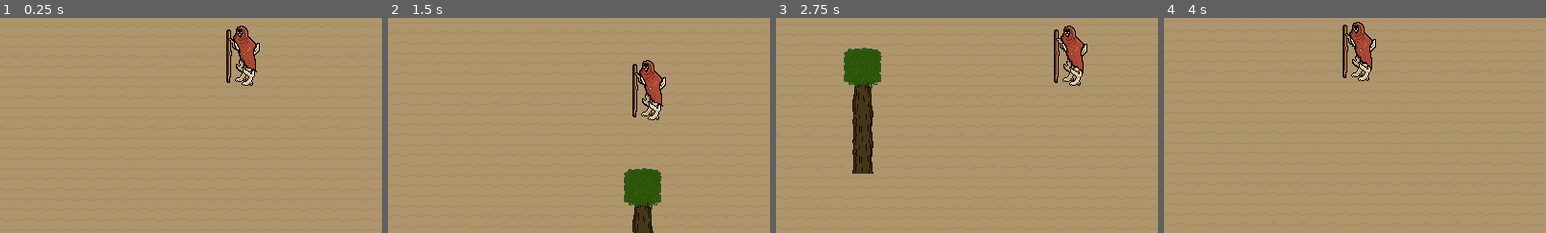
Above: before the commit, frames 1-4 (left to right).
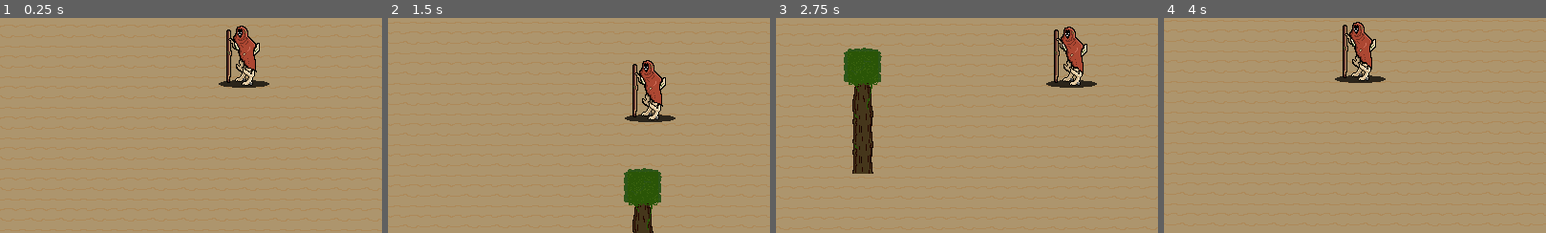
Above: after the commit, the same moments.

Repository: bean-jam/bean-jam-game-02
Game: Godot game, scene res://scenes/test_environment.tscn
The game is run twice, just before and just after one commit, with the same random seed, the same clock (stepped at 60 frames per second) and the same inputs. The project has no main scene, so this scene is started directly.
Inputs:
- Up to frame 1 (0.25 s): no input
- Up to frame 2 (1.5 s): tap Enter at 0.5 s; hold D (move_right) 0.53-1.28 s; hold S (move_down) from 1.28 s (still down)
- Up to frame 3 (2.75 s): release S (move_down) at 2.03 s; hold D (move_right) from 2.03 s (still down)
- Up to frame 4 (4 s): release D (move_right) at 2.78 s; hold W (move_up) 2.78-3.53 s; hold A (move_left) from 3.53 s (still down)
The pictures show only the part of the screen within x 19-69%, y 41-91%; the shares and areas given below are measured in that part.

The runs differ from the first frame. In frame 1, 0.3% of the frame differs, in the area x 57-71%, y 28-33%; in frame 2, 0.3%; in frame 3, 0.6%, in the area x 70-84%, y 3-33%; in frame 4, 0.3%.

Commit message:
Add updated sprite with shadow

Diff:
--- a/scenes/player.tscn
+++ b/scenes/player.tscn
@@ -1,7 +1,7 @@
 [gd_scene load_steps=20 format=3 uid="uid://tlcwbicp8jm0"]
 
 [ext_resource type="Script" uid="uid://cwrg0vuxfwwes" path="res://scripts/player.gd" id="1_g2els"]
-[ext_resource type="Texture2D" uid="uid://buabiodeehaou" path="res://spritesheets/player_idle_sprites.png" id="2_g2els"]
+[ext_resource type="Texture2D" uid="uid://dv1f2hhg42lgb" path="res://spritesheets/player_idle_spritesheet.png" id="2_g2els"]
 
 [sub_resource type="AtlasTexture" id="AtlasTexture_qhqgy"]
 atlas = ExtResource("2_g2els")
@@ -114,11 +114,6 @@
 "loop": true,
 "name": &"idle",
 "speed": 10.0
-}, {
-"frames": [],
-"loop": true,
-"name": &"new_animation",
-"speed": 5.0
 }]
 
 [sub_resource type="CapsuleShape2D" id="CapsuleShape2D_g2els"]
@@ -133,7 +128,6 @@
 sprite_frames = SubResource("SpriteFrames_fulsm")
 animation = &"idle"
 autoplay = "idle"
-frame_progress = 0.76362175
 
 [node name="CollisionShape2D" type="CollisionShape2D" parent="."]
 position = Vector2(3, 0)
Binary file removed: spritesheets/player_idle_sprites.png
Binary file added: spritesheets/player_idle_spritesheet.png
Not shown, changed: spritesheets/player_idle_spritesheet.png.import
